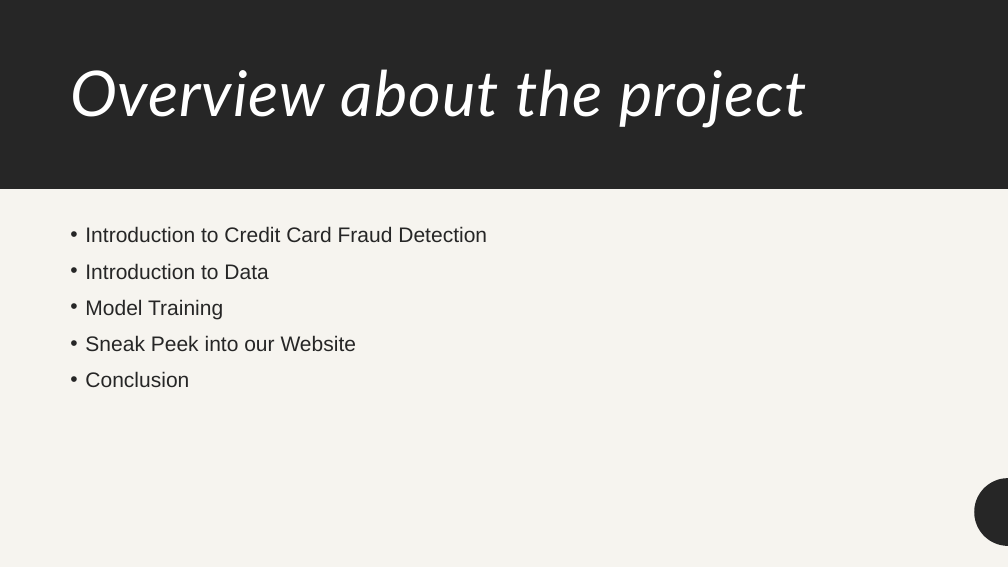
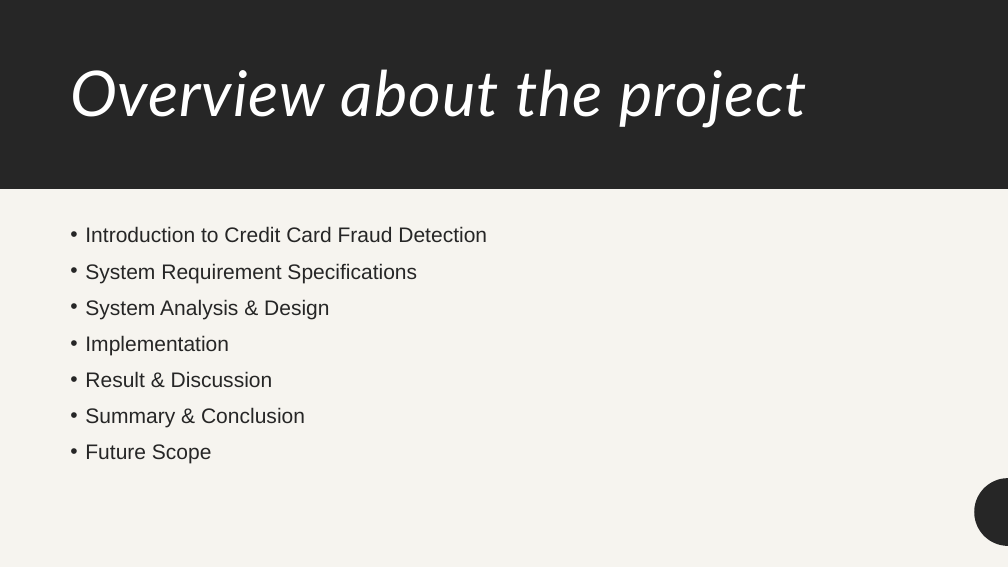
Before and after one commit to arcaneAB/fraud-detection-project, a slide deck: slide 2 of documentations/Project Presentation.pptx. Drawn at 1008x567 pixels with LibreOffice and Linux fonts; fonts in the diff are those of the drawing. Boxes give left, top, right and bottom in pixels: in the first picture for what was removed or moved away, otherwise in the second. Text is boxed around its words. In the diff, an @@ line names an element or a change of style, - is before the commit and + after.

```diff
--- a/documentations/Project Presentation.pptx
+++ b/documentations/Project Presentation.pptx
@@ text at (x1=85, y1=263, x2=417, y2=464): text changed @@
-• Introduction to Data
-• Model Training
-• Sneak Peek into our Website
-• Conclusion
+• System Requirement Specifications
+• System Analysis & Design
+• Implementation
+• Result & Discussion
+• Summary & Conclusion
+• Future Scope
```
Also in this commit, not shown: 4 other slides changed, 16 slides added, 8 slides removed.
